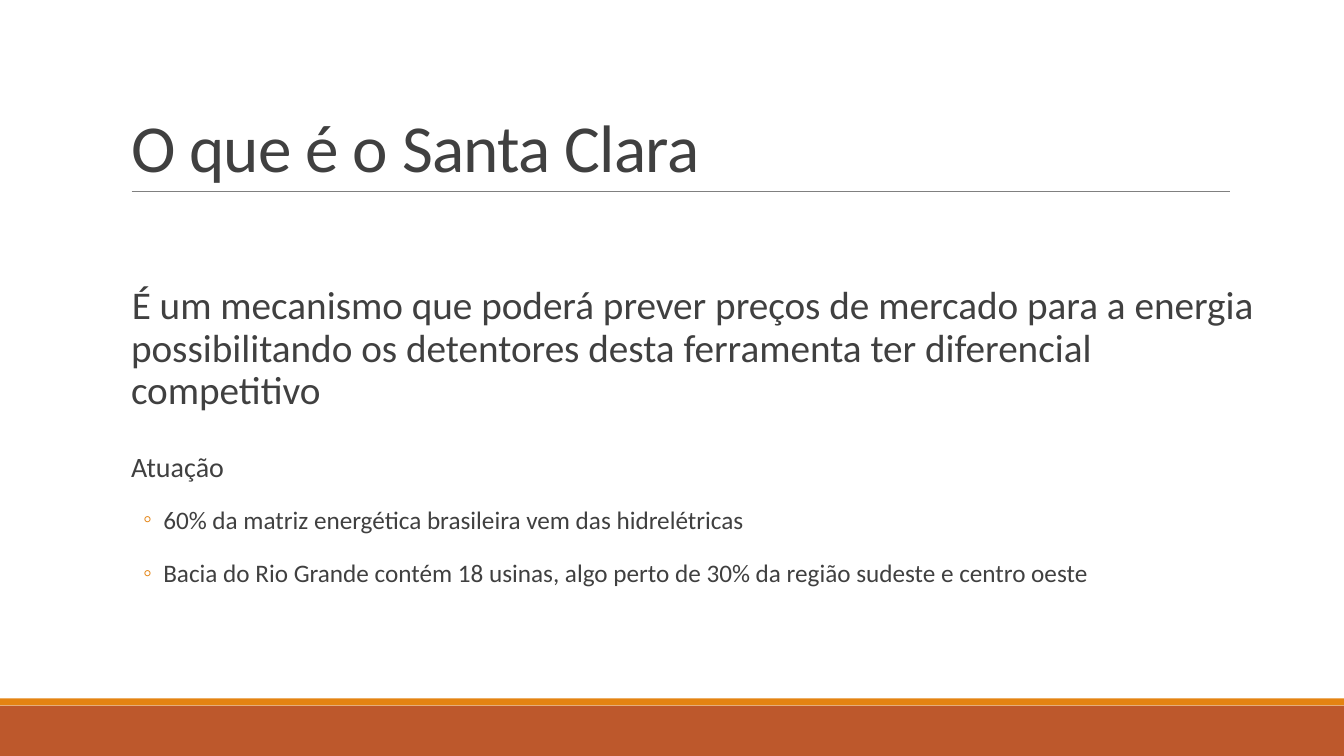
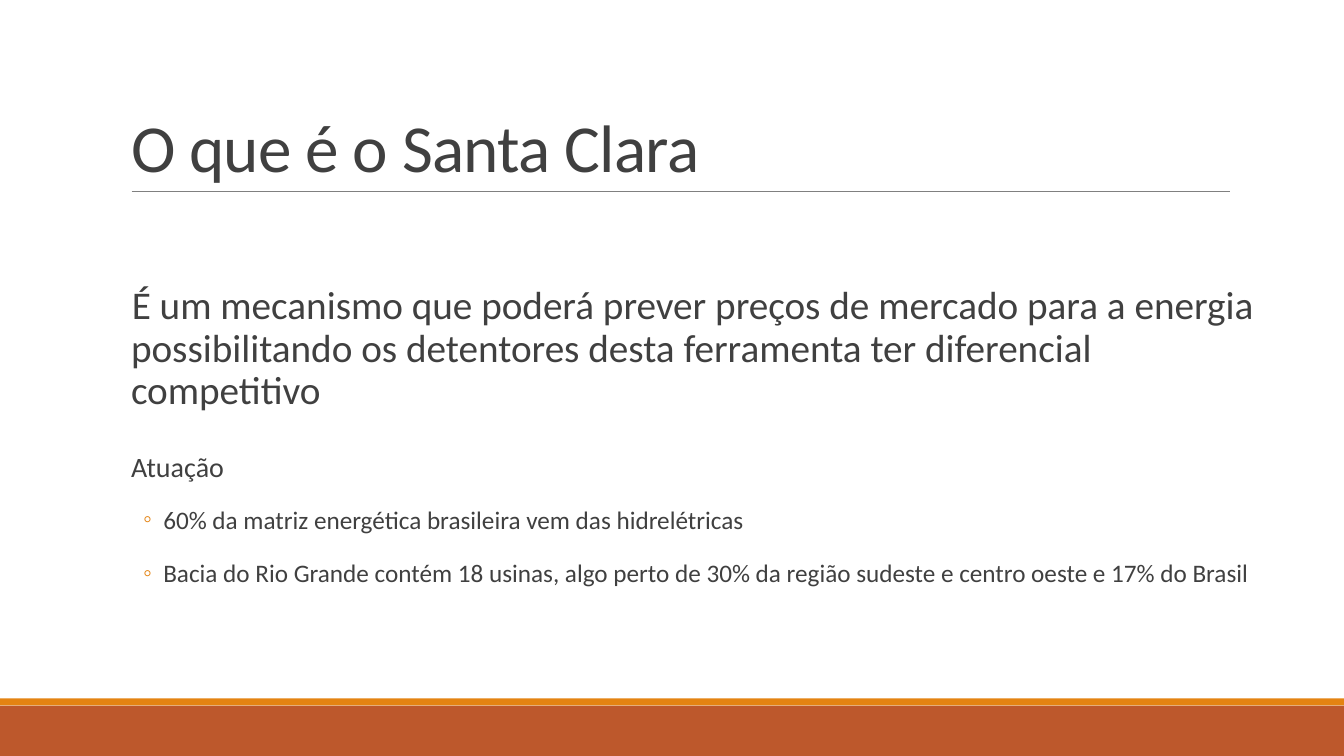
Before and after one commit to gutessitore/Santa-Clara, a slide deck: slide 5 of Santa Clara v2.pptx. Drawn at 1344x756 pixels with LibreOffice and Linux fonts; fonts in the diff are those of the drawing. Boxes give left, top, right and bottom in pixels: in the first picture for what was removed or moved away, otherwise in the second. Text is boxed around its words. In the diff, an @@ line names an element or a change of style, - is before the commit and + after.

```diff
--- a/Santa Clara v2.pptx
+++ b/Santa Clara v2.pptx
@@ text at [163,564,1248,587]: text changed @@
-  ◦ Bacia do Rio Grande contém 18 usinas, algo perto de 30% da região sudeste e centro oeste
+  ◦ Bacia do Rio Grande contém 18 usinas, algo perto de 30% da região sudeste e centro oeste e 17% do Brasil
```
